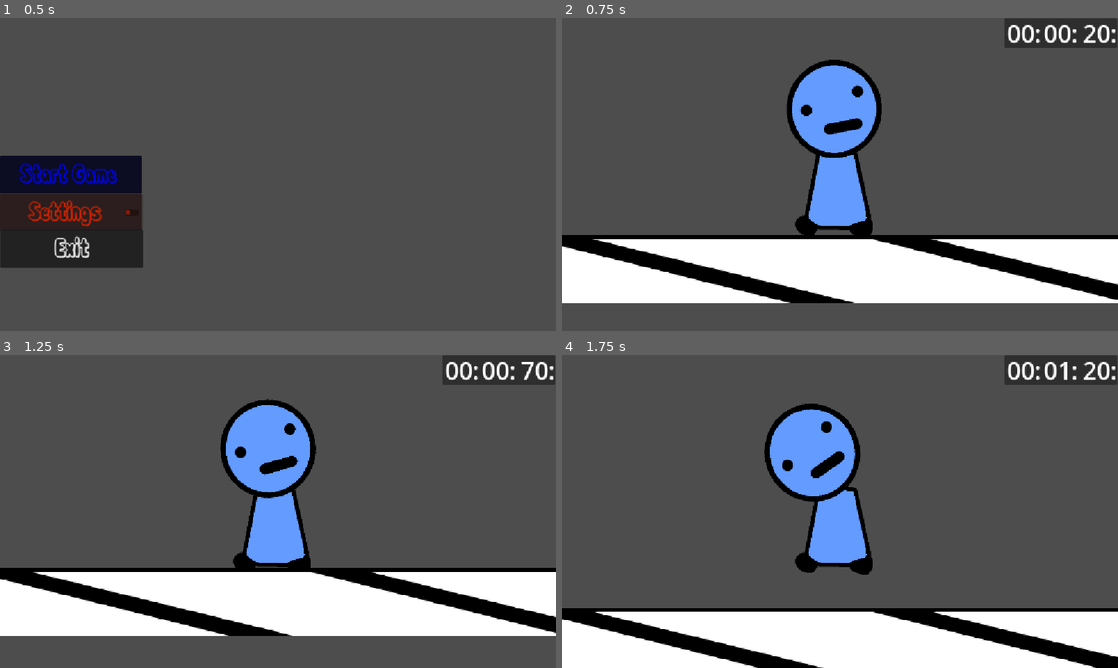
Above: before the commit, frames 1-4 (two rows, left to right).
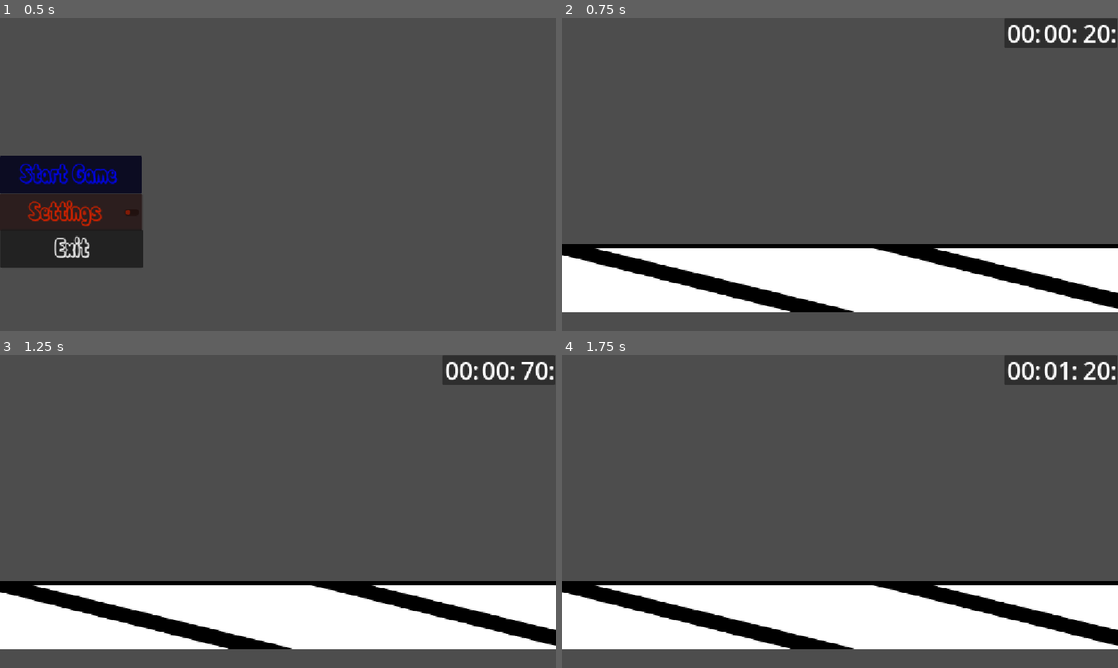
Above: after the commit, the same moments.

Repository: average4136/head-over-heels-game
Game: Godot game, scene res://Scenes/main_menu.tscn
Same seed, same stepped clock (60 frames per second), same inputs: the game is played once before the commit and once after it.
Inputs:
- Up to frame 1 (0.5 s): no input
- Up to frame 2 (0.75 s): click "Start Game" at 0.5 s
- Up to frame 3 (1.25 s): no input
- Up to frame 4 (1.75 s): tap Enter (ui_accept) at 1.25 s; hold D (move_right) from 1.28 s (still down); tap Space (jump) at 1.52 s

Frame 1 is identical in both runs. In frame 2, 18% of the frame differs, in the area x 0-100%, y 13-94%; in frame 3, 22%; in frame 4, 27%, in the area x 0-100%, y 15-100%.

Commit message:
removed dupliate players

Diff:
--- a/Scenes/character.tscn
+++ b/Scenes/character.tscn
@@ -81,6 +81,6 @@
 shape = SubResource("WorldBoundaryShape2D_53v2a")
 
 [node name="Sprite2D" type="Sprite2D" parent="StaticBody2D" unique_id=860695602]
-position = Vector2(390.99988, 174)
+position = Vector2(380.00003, 176)
 scale = Vector2(7.929687, 1)
 texture = ExtResource("5_ejsiy")
--- a/Scenes/game.tscn
+++ b/Scenes/game.tscn
@@ -1,29 +1,25 @@
 [gd_scene format=3 uid="uid://wovadvlseaw3"]
 
-[ext_resource type="PackedScene" uid="uid://ciivhu14qujp7" path="res://Scenes/player.tscn" id="1_ebmjs"]
 [ext_resource type="Script" uid="uid://ctt7gyxbqfsp5" path="res://Scenes/panel.gd" id="2_3dryh"]
 [ext_resource type="Texture2D" uid="uid://cpuxc7o6cfr1w" path="res://Assets/tile-for-tiling.png" id="2_qxrlw"]
-[ext_resource type="PackedScene" uid="uid://cvdhpb86ydlrh" path="res://Scenes/head.tscn" id="3_wrm1d"]
 
 [sub_resource type="WorldBoundaryShape2D" id="WorldBoundaryShape2D_5r6hy"]
 distance = -10.0
 
 [node name="Game" type="Node2D" unique_id=186248331]
 
-[node name="Player" parent="." unique_id=2079875564 instance=ExtResource("1_ebmjs")]
-position = Vector2(1, -2)
+[node name="Camera2D" type="Camera2D" parent="." unique_id=121040221]
+position = Vector2(9, -131)
 
-[node name="Camera2D" type="Camera2D" parent="Player" unique_id=121040221]
-position = Vector2(8, -129)
-
-[node name="Panel" type="Panel" parent="Player/Camera2D" unique_id=967056252]
+[node name="Panel" type="Panel" parent="Camera2D" unique_id=967056252]
 offset_left = 341.0
 offset_top = -323.0
 offset_right = 574.0
 offset_bottom = -262.0
 script = ExtResource("2_3dryh")
+metadata/_edit_use_anchors_ = true
 
-[node name="seconds" type="Label" parent="Player/Camera2D/Panel" unique_id=1201956335]
+[node name="seconds" type="Label" parent="Camera2D/Panel" unique_id=1201956335]
 layout_mode = 1
 anchors_preset = -1
 anchor_left = 0.34800002
@@ -38,8 +34,9 @@
 theme_override_font_sizes/font_size = 50
 text = "00:"
 horizontal_alignment = 2
+metadata/_edit_use_anchors_ = true
 
-[node name="mseconds" type="Label" parent="Player/Camera2D/Panel" unique_id=1666684731]
+[node name="mseconds" type="Label" parent="Camera2D/Panel" unique_id=1666684731]
 layout_mode = 1
 anchors_preset = -1
 anchor_left = 0.66400003
@@ -53,8 +50,9 @@
 theme_override_font_sizes/font_size = 50
 text = "000"
 horizontal_alignment = 2
+metadata/_edit_use_anchors_ = true
 
-[node name="minutes" type="Label" parent="Player/Camera2D/Panel" unique_id=1405314877]
+[node name="minutes" type="Label" parent="Camera2D/Panel" unique_id=1405314877]
 layout_mode = 1
 anchors_preset = -1
 anchor_right = 0.305
@@ -67,6 +65,7 @@
 theme_override_font_sizes/font_size = 50
 text = "00:"
 horizontal_alignment = 2
+metadata/_edit_use_anchors_ = true
 
 [node name="TestGround" type="StaticBody2D" parent="." unique_id=220009935]
 
@@ -77,14 +76,3 @@
 position = Vector2(-402.00003, 83)
 scale = Vector2(6.263672, 0.546875)
 texture = ExtResource("2_qxrlw")
-
-[node name="Head" parent="." unique_id=1858516502 instance=ExtResource("3_wrm1d")]
-position = Vector2(3, -251)
-
-[node name="DampedSpringJoint2D" type="DampedSpringJoint2D" parent="." unique_id=1649503852]
-position = Vector2(2, -164)
-node_a = NodePath("../Player")
-node_b = NodePath("../Head")
-length = 2.0
-stiffness = 64.0
-damping = 16.0
--- a/Scenes/player.tscn
+++ /dev/null
@@ -1,19 +0,0 @@
-[gd_scene format=3 uid="uid://ciivhu14qujp7"]
-
-[ext_resource type="Script" uid="uid://bdxua55oax83q" path="res://Scripts/player.gd" id="1_cvnsp"]
-[ext_resource type="Texture2D" uid="uid://datq44f17y2pu" path="res://Assets/body.png" id="1_v0iea"]
-
-[sub_resource type="CapsuleShape2D" id="CapsuleShape2D_53v2a"]
-radius = 52.0
-height = 174.0
-
-[node name="Player" type="CharacterBody2D" unique_id=1582449643]
-script = ExtResource("1_cvnsp")
-
-[node name="Body" type="Sprite2D" parent="." unique_id=1807789250]
-position = Vector2(9, -112)
-texture = ExtResource("1_v0iea")
-
-[node name="CollisionShape2D" type="CollisionShape2D" parent="." unique_id=807941789]
-position = Vector2(1, -102)
-shape = SubResource("CapsuleShape2D_53v2a")
--- a/Scenes/playtest_level.tscn
+++ b/Scenes/playtest_level.tscn
@@ -2,8 +2,6 @@
 
 [ext_resource type="Texture2D" uid="uid://cpuxc7o6cfr1w" path="res://Assets/tile-for-tiling.png" id="1_82pr1"]
 [ext_resource type="Texture2D" uid="uid://cy5t0md2i7mgu" path="res://Assets/girl.png" id="2_kptn1"]
-[ext_resource type="Texture2D" uid="uid://datq44f17y2pu" path="res://Assets/body.png" id="3_fhco1"]
-[ext_resource type="Texture2D" uid="uid://bipehp1n866uq" path="res://Assets/head.png" id="4_pfjso"]
 
 [sub_resource type="PhysicsMaterial" id="PhysicsMaterial_17vin"]
 
@@ -66,16 +64,6 @@
 scale = Vector2(0.25, 0.25)
 texture = ExtResource("2_kptn1")
 
-[node name="Body" type="Sprite2D" parent="." unique_id=1381131617]
-position = Vector2(348.25, 598)
-scale = Vector2(0.25, 0.25)
-texture = ExtResource("3_fhco1")
-
-[node name="Head" type="Sprite2D" parent="." unique_id=1797837084]
-position = Vector2(348.125, 568)
-scale = Vector2(0.25, 0.25)
-texture = ExtResource("4_pfjso")
-
 [node name="Platform0" type="StaticBody2D" parent="." unique_id=394226471]
 position = Vector2(488, 552)
 
